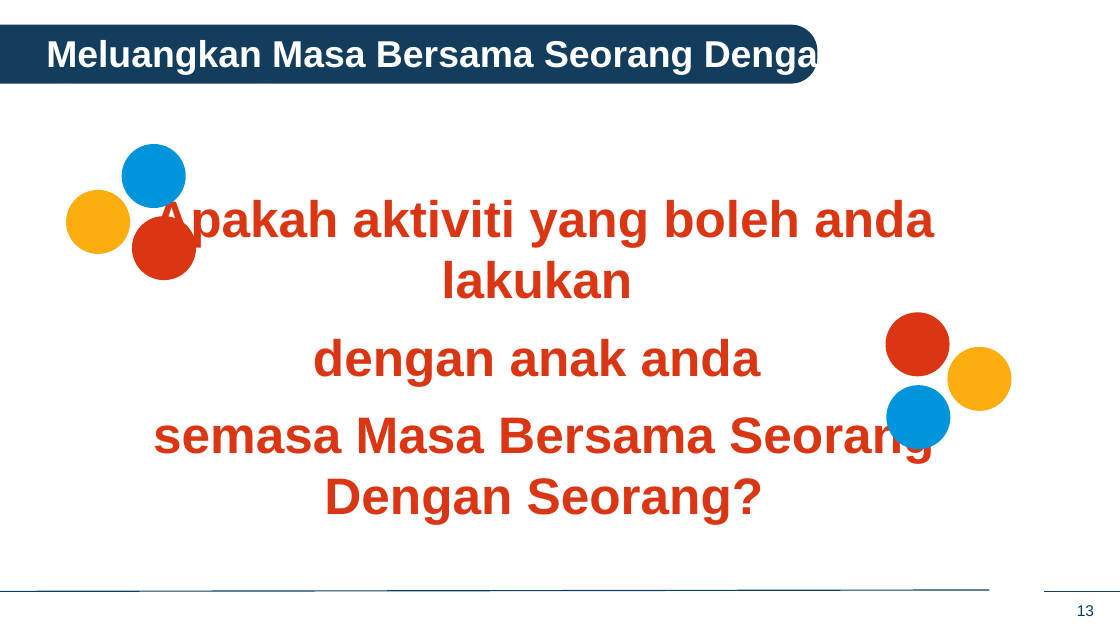
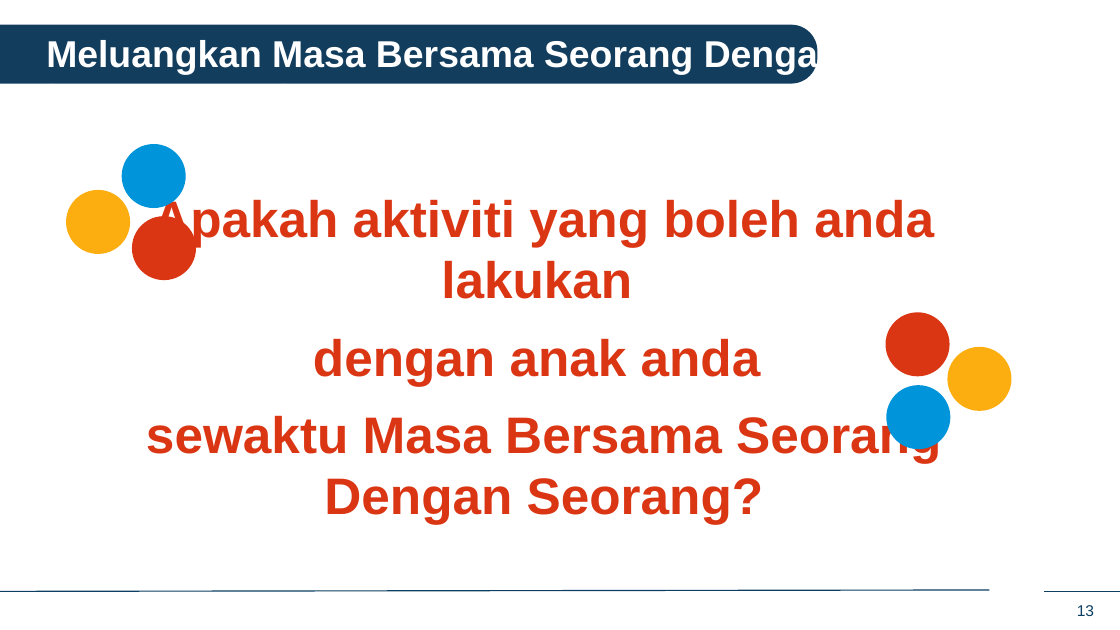
Before and after one commit to IDEMSInternational/plh-digital-content, a slide deck: slide 13 of translations/facilitator_app_malaysia/ms/ms_in_person_sessions.pptx. Drawn at 1120x630 pixels with LibreOffice and Linux fonts; fonts in the diff are those of the drawing; background and template pictures are left out. Boxes give left, top, right and bottom in pixels: in the first picture for what was removed or moved away, otherwise in the second. Text is boxed around its words. In the diff, an @@ line names an element or a change of style, - is before the commit and + after.

```diff
--- a/translations/facilitator_app_malaysia/ms/ms_in_person_sessions.pptx
+++ b/translations/facilitator_app_malaysia/ms/ms_in_person_sessions.pptx
@@ text at (146, 412, 941, 524): text changed @@
-semasa Masa Bersama Seorang Dengan Seorang?
+sewaktu Masa Bersama Seorang Dengan Seorang?
```
Also in this commit, not shown: 10 other slides changed.
